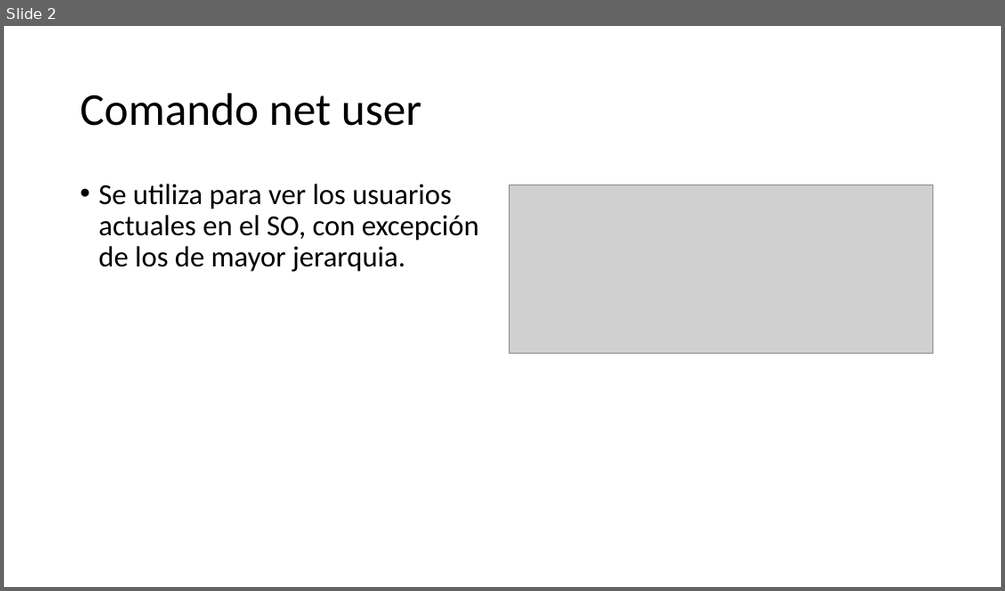
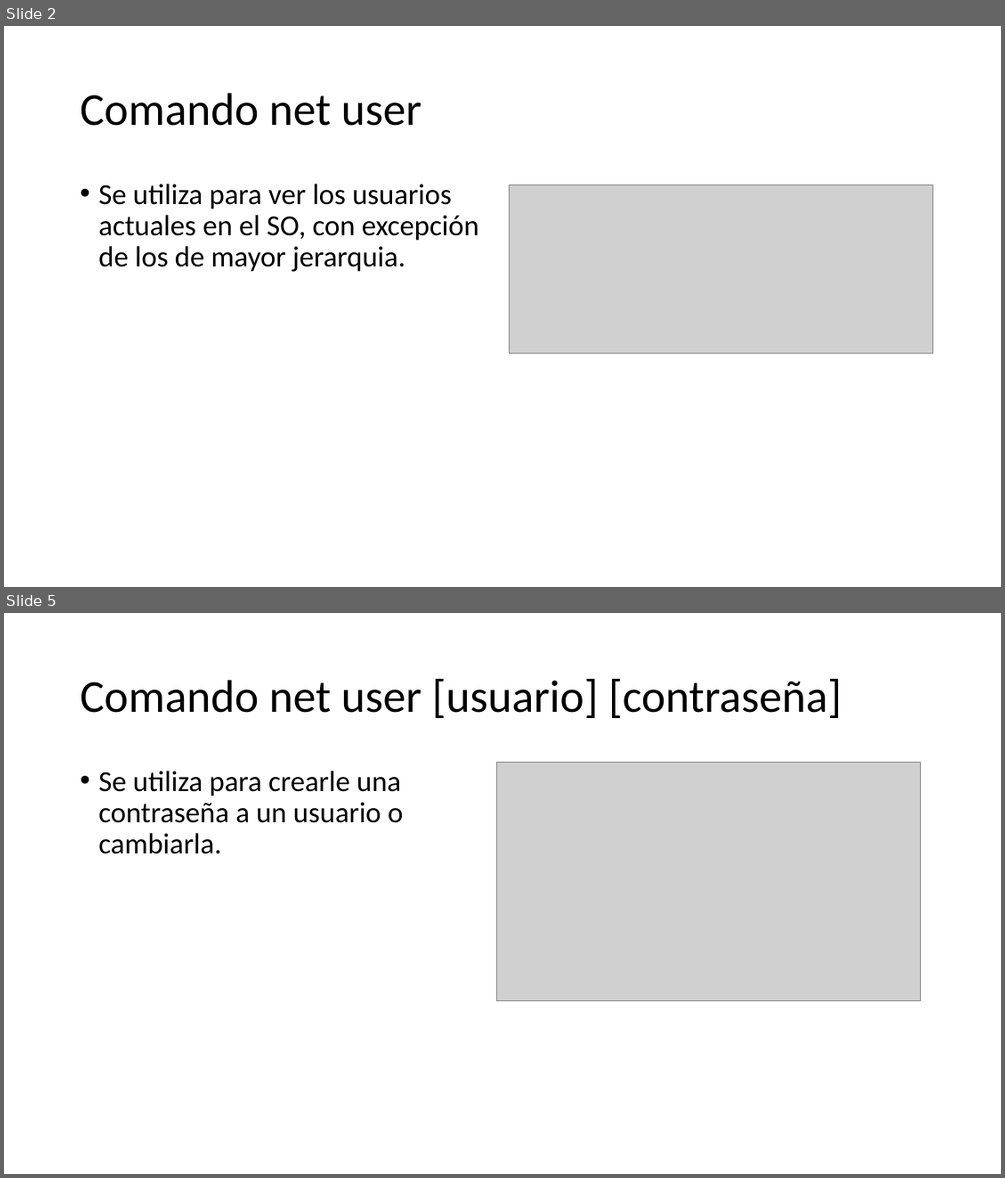
Before and after one commit to elchecho3000-blip/Ciberseguridad-bootcamp, a slide deck: CCNA1/comandos-windows/net-user/Comando net user (CCNA1).pptx. Shown one above the other, each under a label of ours: slide 2 before the commit, slides 2 and 5 after it; the slides between them are not shown. The pictures are 1005x591 and 1005x1178 pixels, drawn with LibreOffice and Linux fonts; fonts in the diff are those of the drawing; grey boxes stand for pictures. Boxes give left, top, right and bottom in pixels: in the first picture for what was removed or moved away, otherwise in the second. Text is boxed around its words. In the diff, an @@ line names an element or a change of style, - is before the commit and + after.

```diff
--- a/CCNA1/comandos-windows/net-user/Comando net user (CCNA1).pptx
+++ b/CCNA1/comandos-windows/net-user/Comando net user (CCNA1).pptx
@@ slide 5 added at (4, 613, 1001, 1174), background #FFFFFF @@
@@ title added at (80, 679, 841, 718), 44 pt, text #000000 @@
+Comando net user [usuario] [contraseña]
@@ text added at (98, 771, 403, 854), 28 pt, text #000000 @@
+• Se utiliza para crearle una contraseña a un usuario o cambiarla.
@@ picture added at (496, 763, 920, 1001) @@
```
Also in this commit, not shown: 2 slides changed, 3 other slides added, 1 other file.
